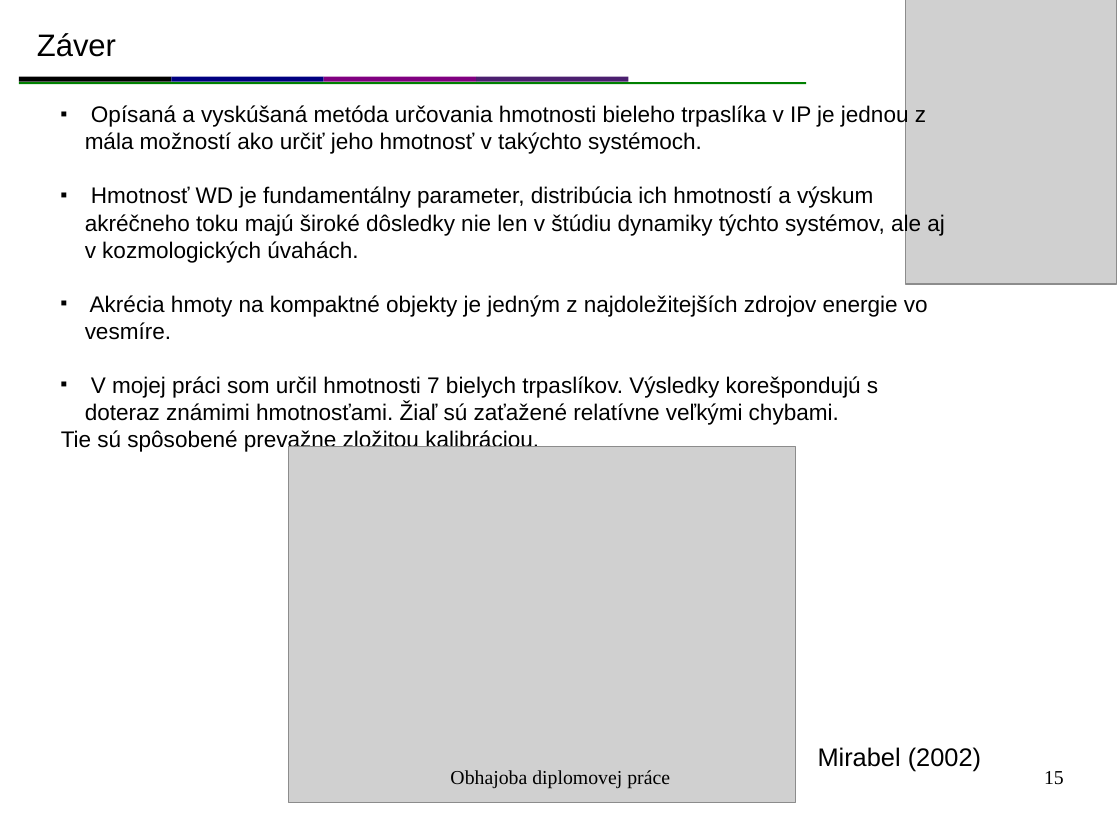
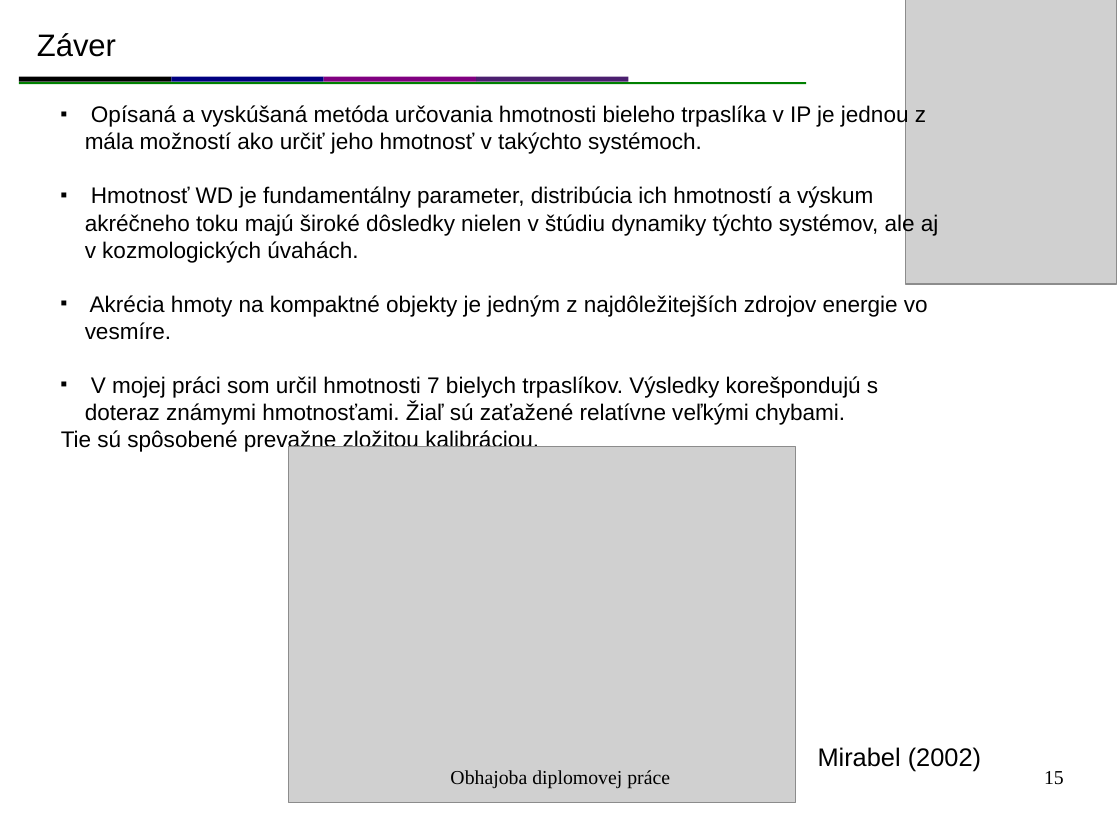
Before and after one commit to mkocka/dipl, a slide deck: slide 15 of obhajoba/obhajoba.odp. Drawn at 1120x840 pixels with LibreOffice and Linux fonts; fonts in the diff are those of the drawing; grey boxes stand for pictures. Boxes give left, top, right and bottom in pixels: in the first picture for what was removed or moved away, otherwise in the second. Text is boxed around its words. In the diff, an @@ line names an element or a change of style, - is before the commit and + after.

```diff
--- a/obhajoba/obhajoba.odp
+++ b/obhajoba/obhajoba.odp
@@ text at [85, 186, 939, 425]: text changed @@
-■ Hmotnosť WD je fundamentálny parameter, distribúcia ich hmotností a výskum akréčneho toku majú široké dôsledky nie len v štúdiu dynamiky týchto systémov, ale aj v kozmologických úvahách.
-■ Akrécia hmoty na kompaktné objekty je jedným z najdoležitejších zdrojov energie vo vesmíre.
-■ V mojej práci som určil hmotnosti 7 bielych trpaslíkov. Výsledky korešpondujú s doteraz známimi hmotnosťami. Žiaľ sú zaťažené relatívne veľkými chybami.
+■ Hmotnosť WD je fundamentálny parameter, distribúcia ich hmotností a výskum akréčneho toku majú široké dôsledky nielen v štúdiu dynamiky týchto systémov, ale aj v kozmologických úvahách.
+■ Akrécia hmoty na kompaktné objekty je jedným z najdôležitejších zdrojov energie vo vesmíre.
+■ V mojej práci som určil hmotnosti 7 bielych trpaslíkov. Výsledky korešpondujú s doteraz známymi hmotnosťami. Žiaľ sú zaťažené relatívne veľkými chybami.
```
Also in this commit, not shown: 4 other slides changed, 1 other file.
